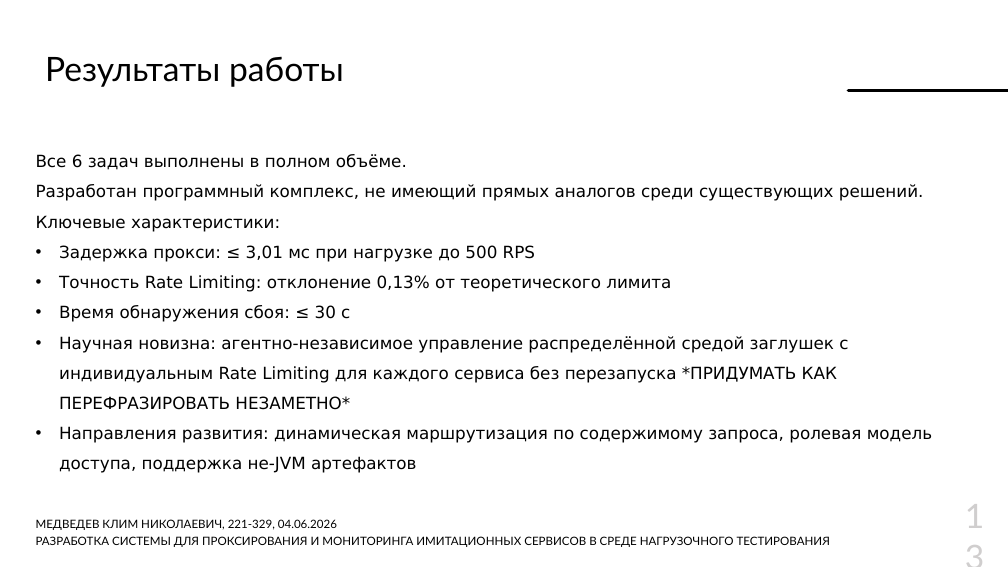
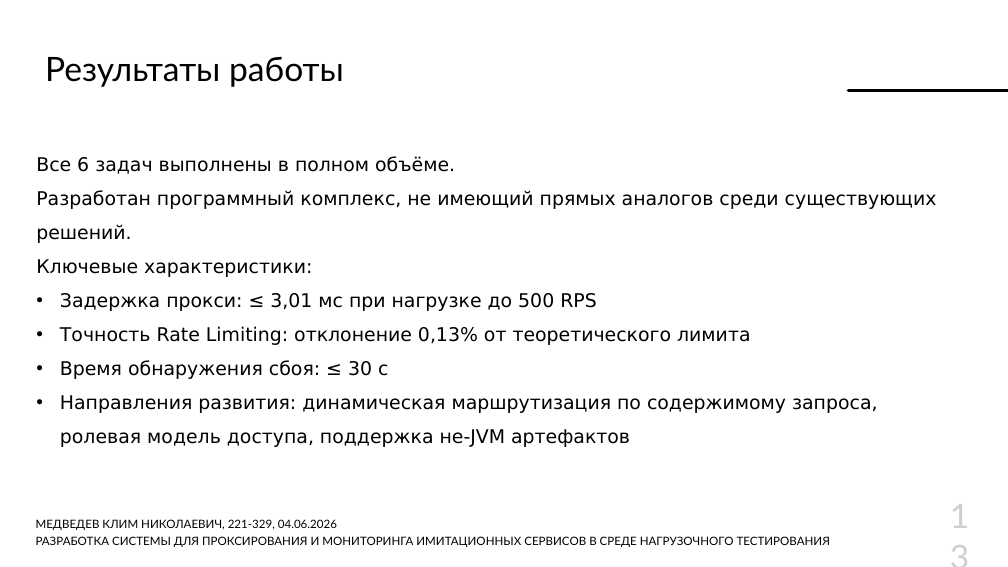
Before and after one commit to Lamardo43/educ-thesis, a slide deck: slide 13 of Thesis/docs/Презентация.pptx. Drawn at 1008x567 pixels with LibreOffice and Linux fonts; fonts in the diff are those of the drawing; background and template pictures are left out. Boxes give left, top, right and bottom in pixels: in the first picture for what was removed or moved away, otherwise in the second. Text is boxed around its words. In the diff, an @@ line names an element or a change of style, - is before the commit and + after.

```diff
--- a/Thesis/docs/Презентация.pptx
+++ b/Thesis/docs/Презентация.pptx
@@ text "Все 6 задач выполнены в ..." at <box>36,156,937,447</box>: size 16 to 18 pt @@
@@ text at <box>59,336,848,410</box>: paragraph removed @@
-• Научная новизна: агентно-независимое управление распределённой средой заглушек с индивидуальным Rate Limiting для каждого сервиса без перезапуска *ПРИДУМАТЬ КАК ПЕРЕФРАЗИРОВАТЬ НЕЗАМЕТНО*
@@ page number rewrapped from <box>957,510,991,561</box> to <box>942,510,991,561</box> @@
```
Also in this commit, not shown: 8 other slides changed, 8 other files.
